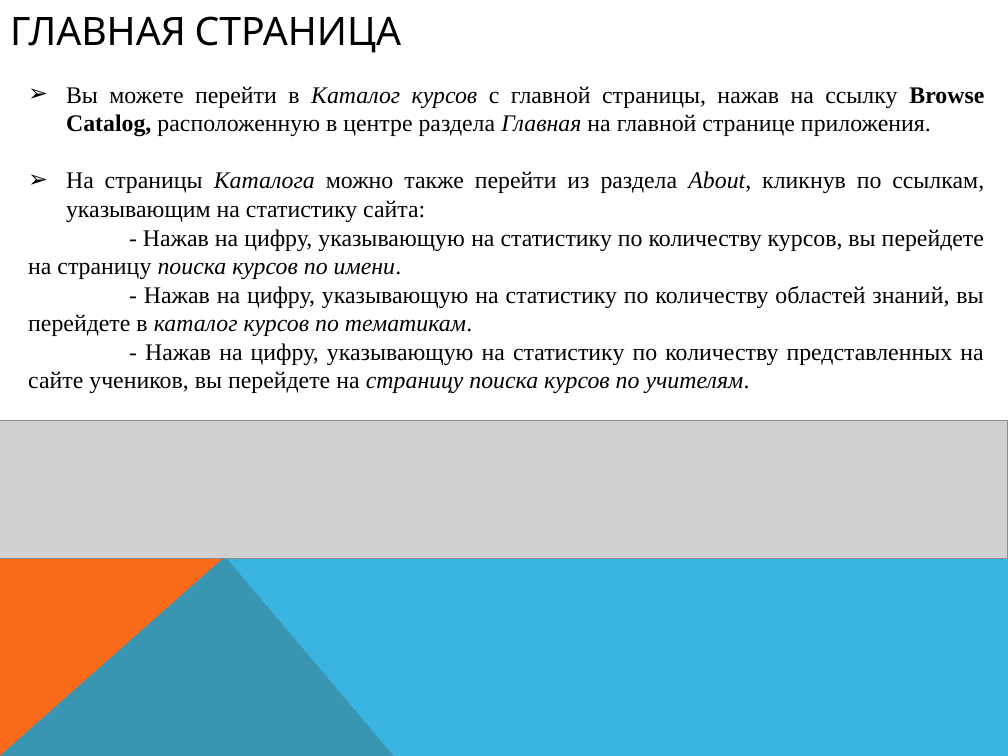
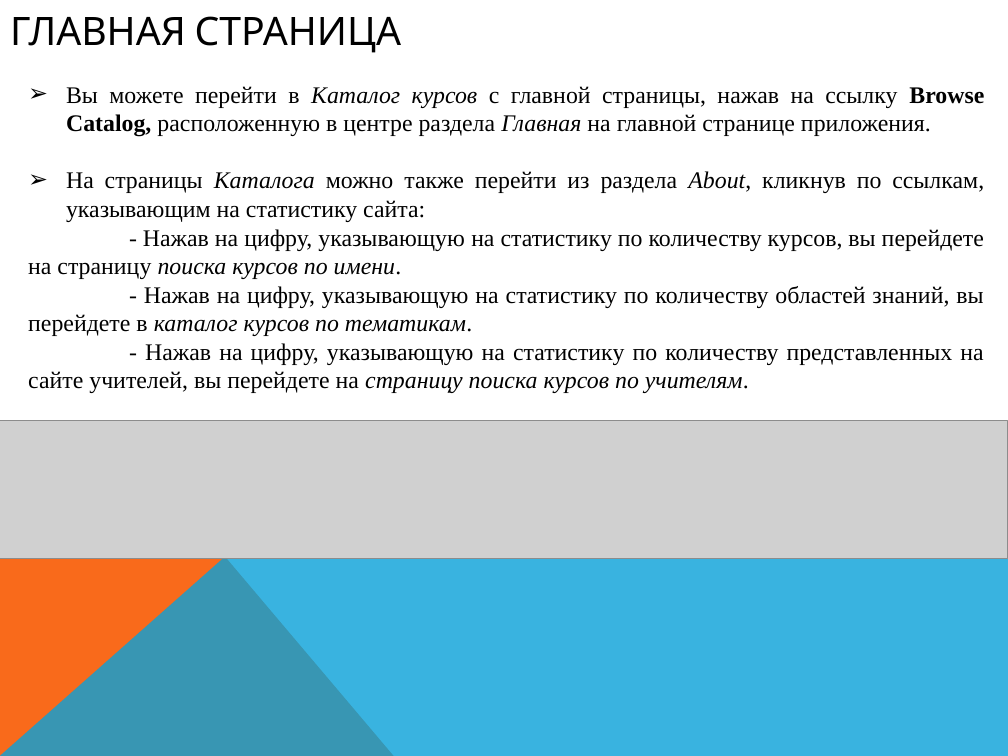
Before and after one commit to dimaatos/LEARNITmvc, a slide deck: slide 7 of Presentation.pptx. Drawn at 1008x756 pixels with LibreOffice and Linux fonts; fonts in the diff are those of the drawing; grey boxes stand for pictures. Boxes give left, top, right and bottom in pixels: in the first picture for what was removed or moved away, otherwise in the second. Text is boxed around its words. In the diff, an @@ line names an element or a change of style, - is before the commit and + after.

Commit message:
small changed in .pptx

```diff
--- a/Presentation.pptx
+++ b/Presentation.pptx
@@ text at <box>28,343,983,393</box>: text changed @@
-- Нажав на цифру, указывающую на статистику по количеству представленных на сайте учеников, вы перейдете на страницу поиска курсов по учителям.
+- Нажав на цифру, указывающую на статистику по количеству представленных на сайте учителей, вы перейдете на страницу поиска курсов по учителям.
```
Also in this commit, not shown: 2 other slides changed.
